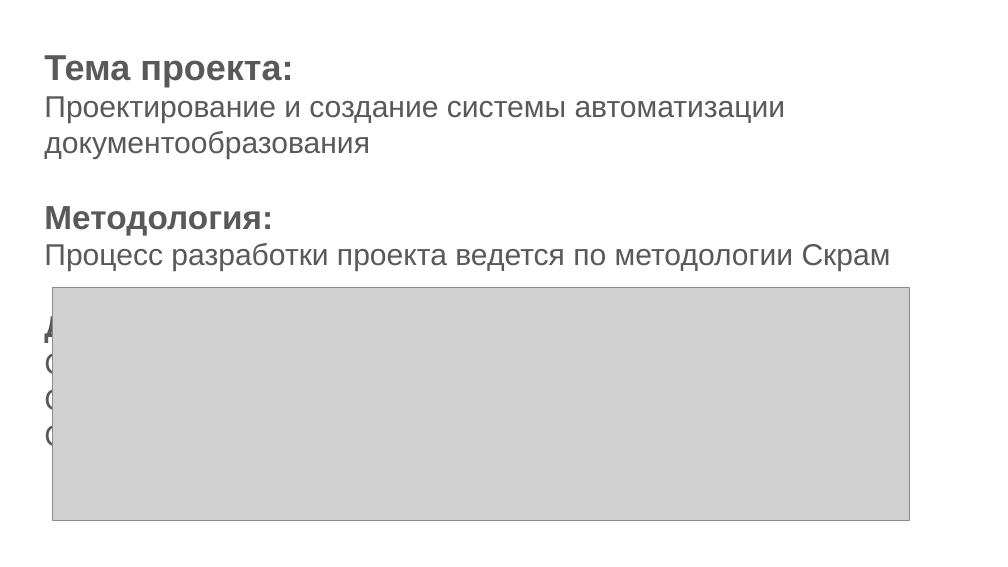
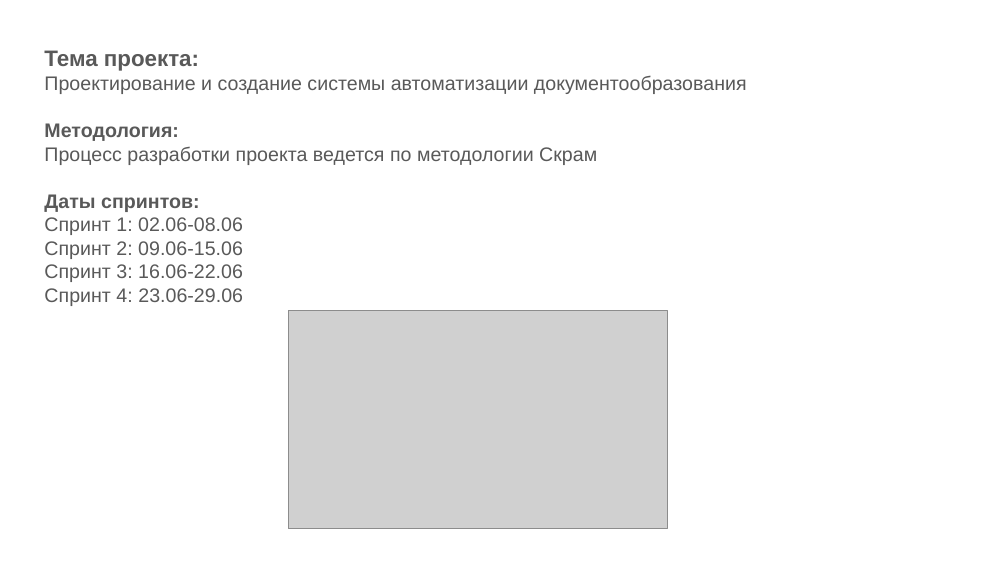
Before and after one commit to teamdevm/teamwork-positive, a slide deck: slide 2 of Documentation/Отчет по проекту.pptx. Drawn at 1008x567 pixels with LibreOffice and Linux fonts; fonts in the diff are those of the drawing; grey boxes stand for pictures. Boxes give left, top, right and bottom in pixels: in the first picture for what was removed or moved away, otherwise in the second. Text is boxed around its words. In the diff, an @@ line names an element or a change of style, - is before the commit and + after.

Commit message:
Обновила документацию: изменила название системы в ТЗ, добавила титульник и словарь тегов

```diff
--- a/Documentation/Отчет по проекту.pptx
+++ b/Documentation/Отчет по проекту.pptx
@@ subtitle at (44,50,747,282): size 25.6 to 16 pt in "Тема проекта:"; size 21.5 to 14 pt in "Проектирование и создание системы автоматизации документообр ...", "Процесс разработки проекта ведется по методологии Скрам", "Даты спринтов:", "Спринт 1: 02.06-08.06" and 2 more places; size 23.9 to 14 pt in "Методология:" @@
@@ subtitle at (44,288,243,306): paragraph added @@
+Cпринт 4: 23.06-29.06
@@ picture: place and size @@
-picture at (52,287,909,520)
+picture at (288,310,667,529)
```
Also in this commit, not shown: 8 other slides changed, 16 slides added, 2 slides removed, 2 other files.
